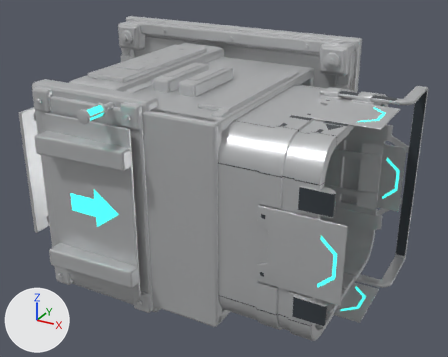
One commit to the OBJ model assets/models/SM_TeleporterItemOutput.obj: the scene before it, then after it.
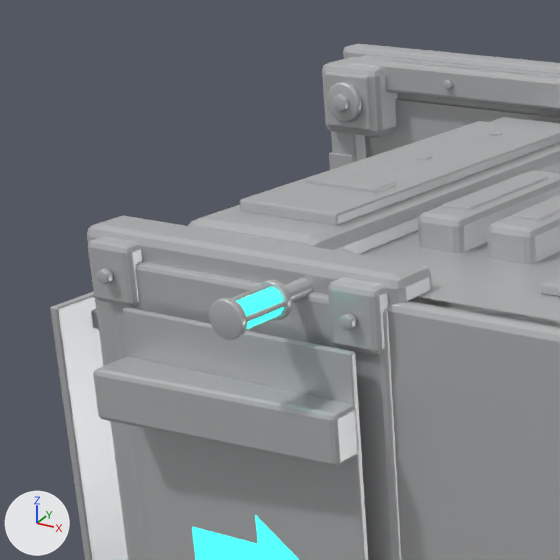
Each version appears first whole from a camera (50 mm lens) standing at (374.0, -731.0, 283.0) and looking at (56.0, -153.0, -5.0), and next in a close-up on the part from 0% to 46% of the width and 0% to 57% of the height. Arrows for +X, +Y and +Z are at lower left; the lights stay in place. The last two pictures show the newer version. Where no turn or scale is listed for an object, it has been applied to the vertices.

In view in the first close-up: 'SM_TeleporterItemOutput'.
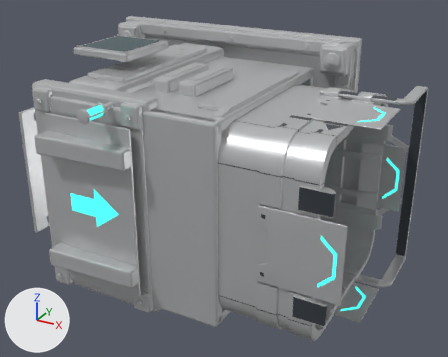
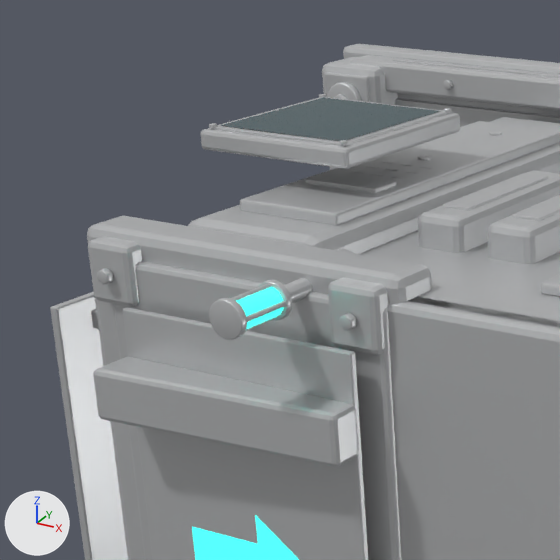
What differs and where, as boxes (x1, y1, x2, y2) in the close-ups (560 x 560 px):
part 1 of me_sm_teleporteritemoutput, added: after (201, 112, 460, 169)
part 2 of me_sm_teleporteritemoutput, added: after (212, 97, 449, 146)
part 3 of me_sm_teleporteritemoutput, added: after (220, 97, 439, 141)

The change, as a list of edits to the scene's bpy script:
```text
Change me_sm_teleporteritemoutput:
    used by ob_sm_teleporteritemoutput; location = (0.0, 0.0, 0.0)
    verts and faces of me_sm_teleporteritemoutput; kept vertices keep their numbers, new ones are numbered from 12752
    remove me_sm_teleporteritemoutput.from_pydata(...)  # 12752 vertices, 24180 faces, 13 loose edges; spans x -180.0..253.0, y -323.0..0.0, z -146.0..140.0
    add me_sm_teleporteritemoutput.from_pydata(...)  # 13316 vertices, 25278 faces, 13 loose edges; spans x -180.0..253.0, y -323.0..0.0, z -146.0..146.0
    me_sm_teleporteritemoutput part 1: a new loose piece of 56 vertices spanning x -91.0..-19.0, y -223.0..-145.0, z 136.0..144.0, in mat_factory (light grey #c8cacb)
    me_sm_teleporteritemoutput part 2: a new loose piece of 56 vertices spanning x -88.0..-22.0, y -219.0..-148.0, z 143.0..145.0, in mat_factory (light grey #c8cacb)
    me_sm_teleporteritemoutput part 3
    add verts[12752] = (-85.0, -217.0, 145.0)  # pixel (220, 125)
    add verts[12753] = (-25.0, -217.0, 145.0)
    add verts[12754] = (-25.0, -151.0, 145.0)  # pixel (440, 110)
    add verts[12755] = (-85.0, -151.0, 145.0)  # pixel (323, 97)
    add faces += [(12752, 12753, 12755), (12753, 12754, 12755)]  # mat_screen (dark cyan #12424b)
    other edits to the shape of me_sm_teleporteritemoutput do not show in these pictures
```
